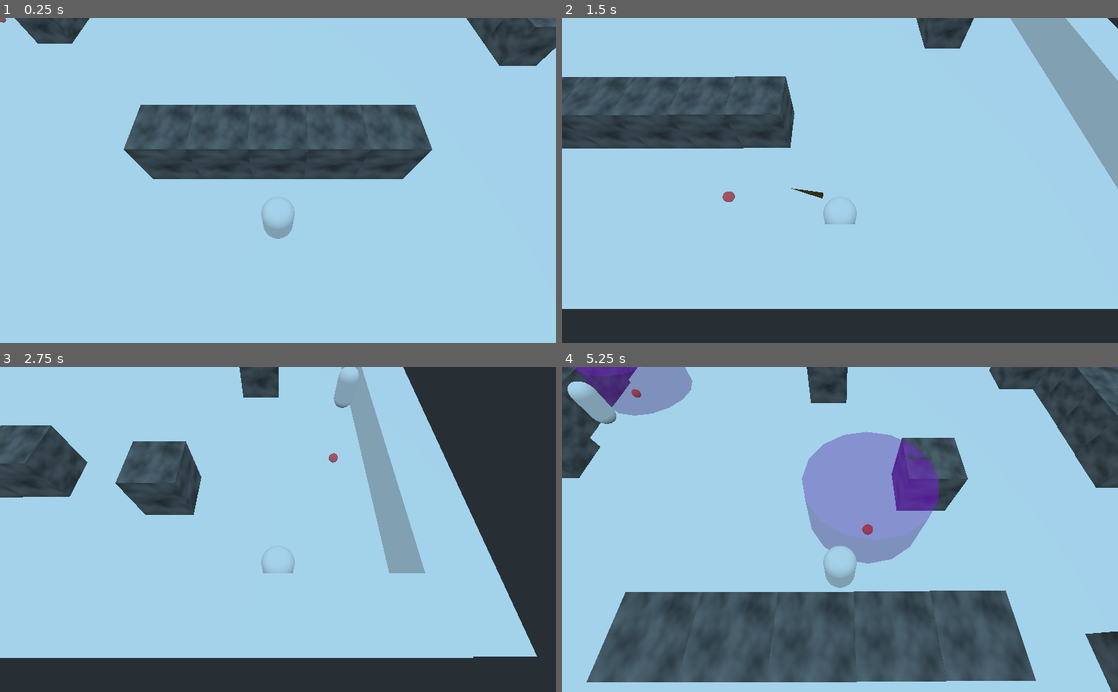
Above: before the commit, frames 1-4 (two rows, left to right).
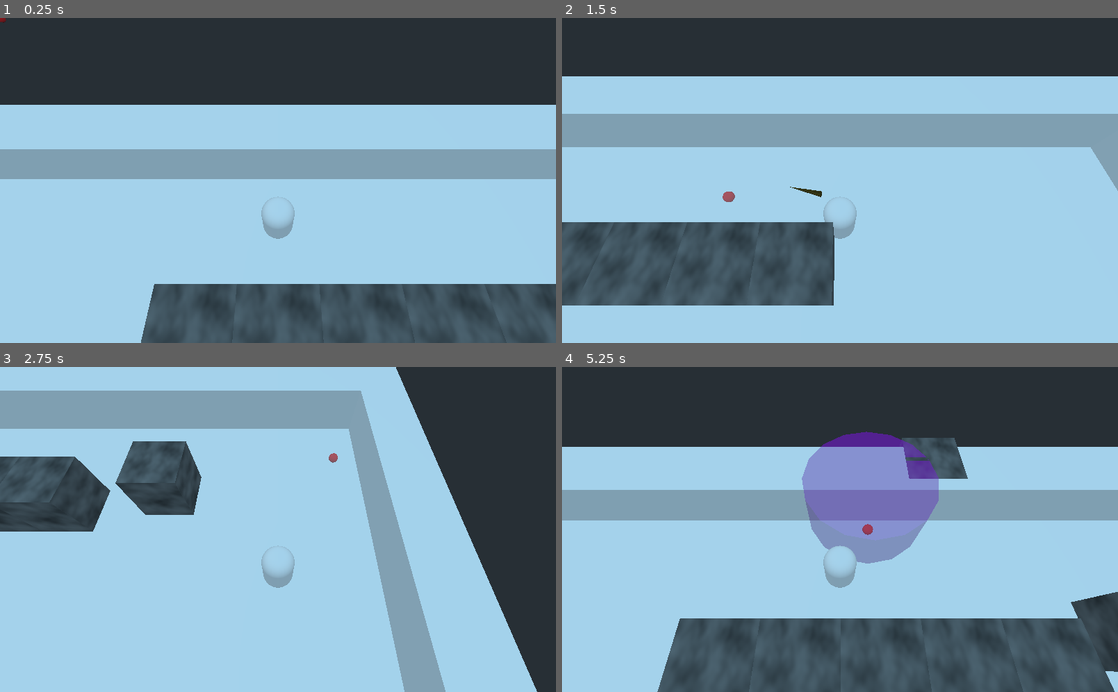
Above: after the commit, the same moments.

Repository: avinanick/WizardArenaGame
Game: Godot game, scene res://Arenas/BasicArena.tscn
The game is run twice, just before and just after one commit, with the same random seed, the same clock (stepped at 60 frames per second) and the same inputs. The project has no main scene, so this scene is started directly.
Inputs (mouse positions are in pixels of both pictures, inside the frame that each line leads up to):
- Up to frame 1 (0.25 s): no input
- Up to frame 2 (1.5 s): tap Enter at 0.5 s; move the mouse to (962, 164) at 0.52 s; hold D (move_right) 0.53-1.28 s; tap 1 (cast_spell_one) at 0.6 s; move the mouse to (728, 196) at 1.27 s; hold S (move_down) from 1.28 s (still down); tap 3 (cast_spell_three) at 1.35 s
- Up to frame 3 (2.75 s): move the mouse to (333, 458) at 2.02 s; release S (move_down) at 2.03 s; hold D (move_right) from 2.03 s (still down); tap 2 (cast_spell_two) at 2.1 s
- Up to frame 4 (5.25 s): move the mouse to (812, 594) at 2.77 s; release D (move_right) at 2.78 s; hold W (move_up) 2.78-3.53 s; tap one key every 0.75 s from 2.85 s: 1 (cast_spell_one) 3 (cast_spell_three) 2 (cast_spell_two) 1 (cast_spell_one); move the mouse to (1006, 578) at 3.52 s; hold A (move_left) 3.53-5.03 s; move the mouse to (673, 480) at 4.27 s; move the mouse to (867, 529) at 5.02 s; hold S (move_down) from 5.03 s (still down)

The runs differ from the first frame. In frame 1, 55% of the frame differs, in the area x 0-100%, y 0-100%; in frame 2, 56%; in frame 3, 27%; in frame 4, 47%.

Commit message:
The wizard will now only take inputs if it is the player character. For now (single player) that means being player 0.

Diff:
--- a/Components/ControlComponent.gd
+++ b/Components/ControlComponent.gd
@@ -1,13 +1,15 @@
 extends "res://Components/Component.gd"
 
 
-export var player_character: bool = true setget set_player_character, get_player_character
+export var player_character: bool = false setget set_player_character, get_player_character
+
+var player_number: int = -1
+var player_name: String = ""
 
 
 # Called when the node enters the scene tree for the first time.
 func _ready():
-	set_process(player_character)
-	$Camera.make_current()
+	set_player_character(player_character)
 
 
 # Called every frame. 'delta' is the elapsed time since the previous frame.
@@ -49,9 +51,11 @@
 
 func receive_message(var message: Dictionary):
 	if message.has("AssignPlayer"):
-		print("Set up player stuff")
-	pass
+		self.player_number = message["AssignPlayer"]
+		if player_number == 0:
+			set_player_character(true)
 
 func set_player_character(var value: bool):
 	set_process(value)
+	$Camera.make_current()
 	player_character = value
